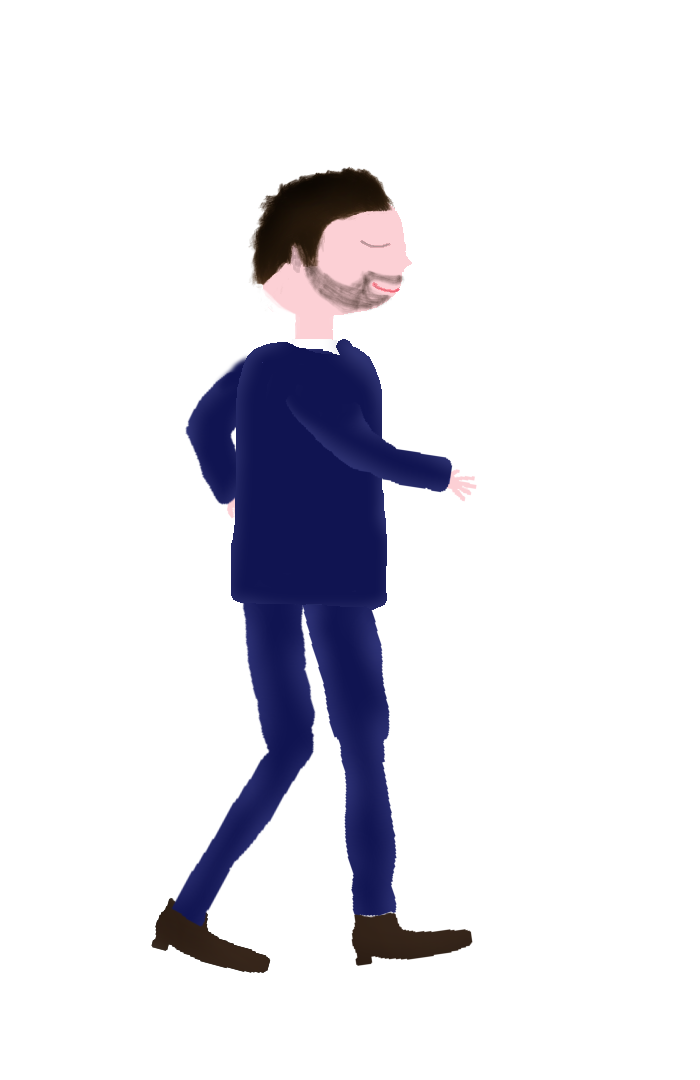
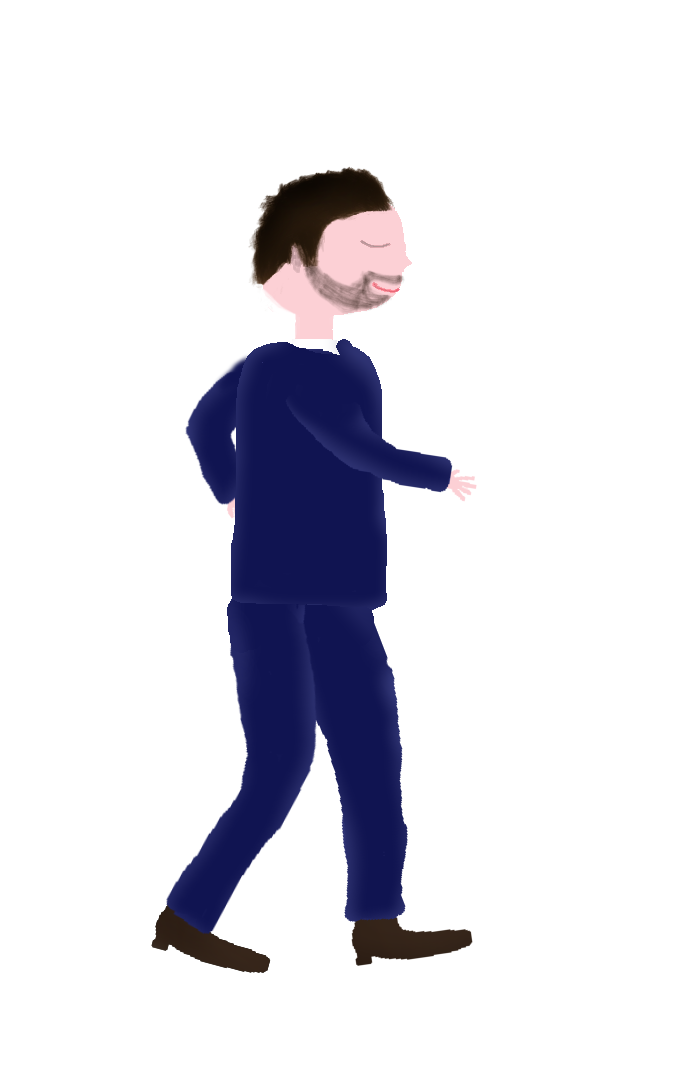
Layer changes from the first 700 × 1080 image to the second:
added layer "Right-Leg" in group "Man" over left=166, top=598, right=318, bottom=934
added layer "Left-Leg" in group "Man" over left=287, top=604, right=408, bottom=923
removed layer "Suit-Bot" from group "Man" over left=171, top=598, right=397, bottom=928
